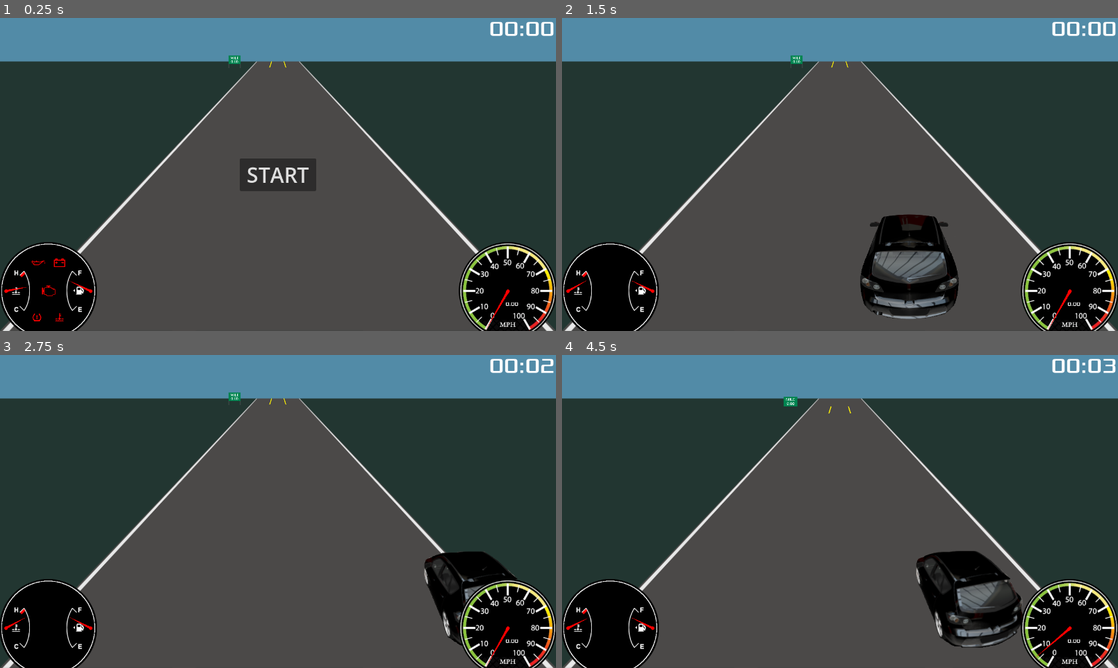
Above: before the commit, frames 1-4 (two rows, left to right).
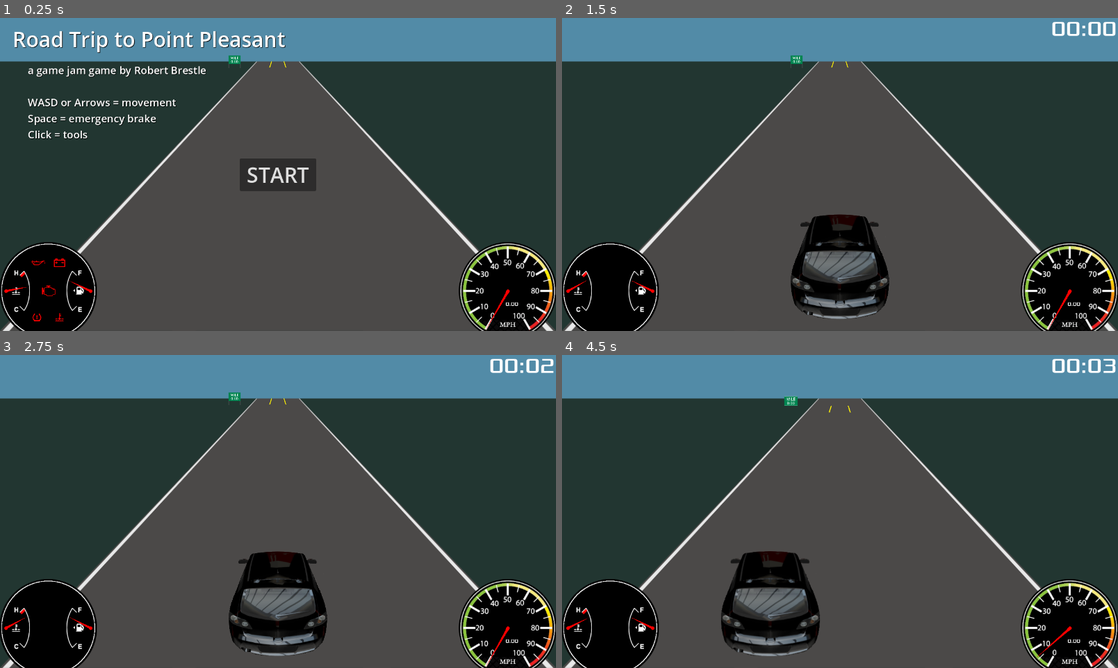
Above: after the commit, the same moments.

Repository: robertbrestle/road-trip-to-point-pleasant
Game: Godot game, scene res://main.tscn
Same seed, same stepped clock (60 frames per second), same inputs: the game is played once before the commit and once after it.
Inputs (mouse positions are in pixels of both pictures, inside the frame that each line leads up to):
- Up to frame 1 (0.25 s): no input
- Up to frame 2 (1.5 s): click "START" at 0.5 s; tap Enter at 1.25 s; move the mouse to (962, 158) at 1.27 s; hold Right (move_right) from 1.28 s (still down); tap 1 (1) at 1.35 s; click (962, 158) at 1.42 s
- Up to frame 3 (2.75 s): tap 2 (2) at 1.55, 2.1 s; move the mouse to (166, 527) at 2.02 s; release Right (move_right) at 2.03 s; hold Down (move_down) from 2.03 s (still down); tap 3 (3) at 2.3 s
- Up to frame 4 (4.5 s): move the mouse to (895, 442) at 2.77 s; release Down (move_down) at 2.78 s; hold Right (move_right) 2.78-3.53 s; tap 3 (3) at 2.85 s; tap 4 (4) at 3.05, 3.6 s; tap Space (e_brake, bound only after the commit) at 3.5 s; move the mouse to (812, 574) at 3.52 s; hold Up (move_up) 3.53-4.28 s; click (812, 574) at 3.67 s; tap 5 (5) at 3.8, 4.35 s; move the mouse to (1006, 558) at 4.27 s; hold Left (move_left) from 4.28 s (still down)

The runs differ from the first frame. In frame 1, 2.6% of the frame differs, in the area x 2-100%, y 1-39%; in frame 2, 7.6%; in frame 3, 6.5%; in frame 4, 8.5%, in the area x 28-92%, y 13-97%.

Commit message:
added new enemies; added some audio clips

Diff:
--- a/hud.gd
+++ b/hud.gd
@@ -15,12 +15,15 @@
 	start_new_game()
 
 func _on_restart_button_pressed():
-	start_new_game()
+	$TitleScreen.show()
+	$SuccessScreen.hide()
+	$ScoreLabel.hide()
+	hide_all_icons()
 
 func start_new_game():
+	$TitleScreen.hide()
+	$SuccessScreen.hide()
 	$ScoreLabel.show()
-	$StartButton.hide()
-	$Message.hide()
 	start_game.emit()
 	$FuelAnimationPlayer.play("default")
 	$OilAnimationPlayer.play("default")
@@ -44,15 +47,6 @@
 	if icons_to_show > MAX_ICONS:
 		$IconAnimationPlayer.play("engine_flash")
 
-#	# render new hearts
-#	var image = Image.new()
-#	image.load("res://art/icons/engine.png")
-#	for n in health:
-#		var sprite = Sprite2D.new()
-#		sprite.texture = ImageTexture.create_from_image(image)
-#		sprite.position = Vector2((n * ICON_OFFSET) + ICON_SIZE, ICON_SIZE)
-#		sprite.scale = Vector2(ICON_SCALE, ICON_SCALE)
-#		$Hearts.add_child(sprite)
 
 func hide_all_icons():
 	$IconAnimationPlayer.stop()
@@ -90,11 +84,12 @@
 	return str(time_string)
 
 # show the game over screens
-func show_game_over(title, time, distance):
+func show_game_over(title, time, distance, mobs_hit):
 	$ScoreLabel.hide()
-	get_node("Message/TitleLabel").text = title
-	get_node("Message/MessageLabel").text = distance + " miles in " + get_time_string(time)
-	$Message.show()
+	get_node("SuccessScreen/TitleLabel").text = title
+	get_node("SuccessScreen/DistanceLabel").text = distance + " miles in " + get_time_string(time)
+	get_node("SuccessScreen/PenaltyLabel").text = str(mobs_hit) + " enemies hit"
+	$SuccessScreen.show()
 
 func toggle_cluster(enabled):
 	var nodes = get_tree().get_nodes_in_group("cluster")
--- a/hud.tscn
+++ b/hud.tscn
@@ -78,22 +78,61 @@
 [node name="HUD" type="CanvasLayer"]
 script = ExtResource("1_ghlkv")
 
-[node name="StartButton" type="Button" parent="."]
-anchors_preset = 8
-anchor_left = 0.5
-anchor_top = 0.5
-anchor_right = 0.5
-anchor_bottom = 0.5
-offset_left = -75.5
-offset_top = -37.5
-offset_right = 75.5
-offset_bottom = 37.5
+[node name="TitleScreen" type="Node2D" parent="."]
+
+[node name="TitleLabel" type="Label" parent="TitleScreen"]
+anchors_preset = 8
+anchor_left = 0.5
+anchor_top = 0.5
+anchor_right = 0.5
+anchor_bottom = 0.5
+offset_left = 29.0
+offset_top = 15.0
+offset_right = 721.0
+offset_bottom = 85.0
+grow_horizontal = 2
+grow_vertical = 2
+theme_override_colors/font_shadow_color = Color(0, 0, 0, 1)
+theme_override_font_sizes/font_size = 48
+text = "Road Trip to Point Pleasant"
+
+[node name="DistanceLabel" type="Label" parent="TitleScreen"]
+anchors_preset = 8
+anchor_left = 0.5
+anchor_top = 0.5
+anchor_right = 0.5
+anchor_bottom = 0.5
+offset_left = 63.5
+offset_top = 102.5
+offset_right = 493.5
+offset_bottom = 296.5
+grow_horizontal = 2
+grow_vertical = 2
+theme_override_colors/font_shadow_color = Color(0, 0, 0, 1)
+theme_override_font_sizes/font_size = 24
+text = "a game jam game by Robert Brestle
+
+WASD or Arrows = movement
+Space = emergency brake
+Click = tools"
+
+[node name="StartButton" type="Button" parent="TitleScreen"]
+anchors_preset = 8
+anchor_left = 0.5
+anchor_top = 0.5
+anchor_right = 0.5
+anchor_bottom = 0.5
+offset_left = 552.5
+offset_top = 322.5
+offset_right = 727.5
+offset_bottom = 397.5
 grow_horizontal = 2
 grow_vertical = 2
 theme_override_font_sizes/font_size = 48
 text = " START "
 
 [node name="ScoreLabel" type="Label" parent="."]
+visible = false
 offset_left = 1126.0
 offset_top = -4.0
 offset_right = 1276.0
@@ -102,36 +141,33 @@
 theme_override_font_sizes/font_size = 48
 text = "00:00"
 
-[node name="Hearts" type="Node2D" parent="."]
+[node name="SuccessScreen" type="Node2D" parent="."]
 visible = false
 
-[node name="Message" type="Node2D" parent="."]
-visible = false
-
-[node name="ColorRect" type="ColorRect" parent="Message"]
+[node name="ColorRect" type="ColorRect" parent="SuccessScreen"]
 anchors_preset = 8
 anchor_left = 0.5
 anchor_top = 0.5
 anchor_right = 0.5
 anchor_bottom = 0.5
 offset_left = 275.0
-offset_top = 243.0
+offset_top = 223.0
 offset_right = 1009.0
-offset_bottom = 495.0
-grow_horizontal = 2
-grow_vertical = 2
-color = Color(0, 0, 0, 0.533333)
-
-[node name="TitleLabel" type="Label" parent="Message"]
-anchors_preset = 8
-anchor_left = 0.5
-anchor_top = 0.5
-anchor_right = 0.5
-anchor_bottom = 0.5
-offset_left = 418.0
-offset_top = 274.0
-offset_right = 862.0
-offset_bottom = 344.0
+offset_bottom = 516.0
+grow_horizontal = 2
+grow_vertical = 2
+color = Color(0, 0, 0, 0.2)
+
+[node name="TitleLabel" type="Label" parent="SuccessScreen"]
+anchors_preset = 8
+anchor_left = 0.5
+anchor_top = 0.5
+anchor_right = 0.5
+anchor_bottom = 0.5
+offset_left = 294.0
+offset_top = 226.0
+offset_right = 986.0
+offset_bottom = 296.0
 grow_horizontal = 2
 grow_vertical = 2
 theme_override_colors/font_shadow_color = Color(0, 0, 0, 1)
@@ -139,37 +175,54 @@
 text = "You made it to Point Pleasant!"
 horizontal_alignment = 1
 
-[node name="MessageLabel" type="Label" parent="Message"]
-anchors_preset = 8
-anchor_left = 0.5
-anchor_top = 0.5
-anchor_right = 0.5
-anchor_bottom = 0.5
-offset_left = 514.5
-offset_top = 329.5
-offset_right = 765.5
-offset_bottom = 398.5
+[node name="DistanceLabel" type="Label" parent="SuccessScreen"]
+anchors_preset = 8
+anchor_left = 0.5
+anchor_top = 0.5
+anchor_right = 0.5
+anchor_bottom = 0.5
+offset_left = 442.0
+offset_top = 294.0
+offset_right = 838.0
+offset_bottom = 355.0
 grow_horizontal = 2
 grow_vertical = 2
 theme_override_colors/font_shadow_color = Color(0, 0, 0, 1)
 theme_override_font_sizes/font_size = 42
-text = "0.0 miles in 00:00"
+text = "10.03 miles in 00:00"
 horizontal_alignment = 1
 
-[node name="RestartButton" type="Button" parent="Message"]
+[node name="PenaltyLabel" type="Label" parent="SuccessScreen"]
+anchors_preset = 8
+anchor_left = 0.5
+anchor_top = 0.5
+anchor_right = 0.5
+anchor_bottom = 0.5
+offset_left = 442.0
+offset_top = 356.0
+offset_right = 838.0
+offset_bottom = 417.0
+grow_horizontal = 2
+grow_vertical = 2
+theme_override_colors/font_shadow_color = Color(0, 0, 0, 1)
+theme_override_font_sizes/font_size = 42
+text = "100 enemies hit"
+horizontal_alignment = 1
+
+[node name="RestartButton" type="Button" parent="SuccessScreen"]
 anchors_preset = 8
 anchor_left = 0.5
 anchor_top = 0.5
 anchor_right = 0.5
 anchor_bottom = 0.5
 offset_left = 532.0
-offset_top = 394.0
+offset_top = 433.0
 offset_right = 749.0
-offset_bottom = 460.0
+offset_bottom = 499.0
 grow_horizontal = 2
 grow_vertical = 2
 theme_override_font_sizes/font_size = 38
-text = " Play Again "
+text = "RESET"
 
 [node name="Speedometer" type="Sprite2D" parent="." groups=["cluster"]]
 position = Vector2(1169, 628)
@@ -266,5 +319,5 @@
 "": SubResource("AnimationLibrary_ibsm1")
 }
 
-[connection signal="pressed" from="StartButton" to="." method="_on_start_button_pressed"]
-[connection signal="pressed" from="Message/RestartButton" to="." method="_on_restart_button_pressed"]
+[connection signal="pressed" from="TitleScreen/StartButton" to="." method="_on_start_button_pressed"]
+[connection signal="pressed" from="SuccessScreen/RestartButton" to="." method="_on_restart_button_pressed"]
--- a/main.gd
+++ b/main.gd
@@ -4,9 +4,7 @@
 @export var static_object_scene: PackedScene
 @export var repair_scene: PackedScene
 
-
 @export var audio_enabled: bool = false
-
 @export var is_paused: bool = false
 
 var player_distance_last_mob_spawn: int
@@ -15,35 +13,36 @@
 var elapsed_seconds: int = 0
 var distance_traveled: float = 0
 
+const DISTANCE_OFFSET: int = 160
 const QUARTER_MILE: int = 1320
 const FULL_MILE: int = 5280
-const FINISH_DISTANCE: int = (FULL_MILE * 10) + 160
+const FINISH_DISTANCE: int = (FULL_MILE * 10) + DISTANCE_OFFSET
+
+
+const ROAD_LINE_INTERVAL: float = 41.25 # 128th of a mile
+var next_road_line: int = 0
 var next_mile_marker: int = 0
-
-# 41.25 = 128th of a mile
-# 20.625 = 256th of a mile
-const ROAD_LINE_INTERVAL: float = 41.25
-var next_road_line: int = 0
 
 var sign_texture
 var road_line_texture
 var hit_sounds = []
+var spinout_sound
+var tada_sound
 
 # Called when the node enters the scene tree for the first time.
 func _ready():
-	# only needed when you run game without HUD
-	#new_game()
-
 	# preload textures
 	sign_texture = preload("res://art/sign.png")
 	road_line_texture = preload("res://art/backgrounds/road_lines_3.png")
-
 	# preload audio clips
 	hit_sounds.push_back(preload("res://audio/hit1.wav"))
 	hit_sounds.push_back(preload("res://audio/hit2.wav"))
 	hit_sounds.push_back(preload("res://audio/hit3.wav"))
-
-	pass
+	spinout_sound = preload("res://audio/screech.mp3")
+	tada_sound = preload("res://audio/tada.mp3")
+
+	if audio_enabled:
+		$Music.play()
 
 # Called every frame. 'delta' is the elapsed time since the previous frame.
 func _process(delta):
@@ -82,7 +81,7 @@
 	$MobTimer.wait_time = 1
 	$MobTimer.start()
 
-	$ScoreTimer.wait_time = 0
+	$ScoreTimer.wait_time = 1
 	$ScoreTimer.start()
 
 	$HUD.update_score(elapsed_seconds)
@@ -91,7 +90,10 @@
 	# deletes all spawned nodes
 	get_tree().call_group("despawn", "queue_free")
 
-	#$Music.play()
+	# stop title music
+	$Music.stop()
+
+	is_paused = false
 
 func _on_mob_timer_timeout():
 	if player_distance_last_mob_spawn + spawn_mob_distance < distance_traveled:
@@ -152,6 +154,10 @@
 
 func start_repair_minigame():
 	is_paused = true
+	if audio_enabled:
+		$CarHitSounds.stop()
+		$CarHitSounds.stream = spinout_sound
+		$CarHitSounds.play()
 	$Player.start_spinout()
 	$HUD.toggle_cluster(false)
 
@@ -190,14 +196,17 @@
 	$HUD.update_health($Player.health, $Player.health_max)
 	if $Player.health == 0:
 		start_repair_minigame()
-		#game_over()
 
 func game_over():
 	$MobTimer.stop()
 	$ScoreTimer.stop()
 	$Player.stop()
-	$HUD.show_game_over("You made it to Point Pleasant!", elapsed_seconds, get_mileage_string(distance_traveled))
-	# TODO: play music
+	$HUD.show_game_over("You made it to Point Pleasant!", elapsed_seconds, get_mileage_string(distance_traveled - DISTANCE_OFFSET), $Player.mobs_hit)
+	is_paused = true
+	if audio_enabled:
+		$CarHitSounds.stop()
+		$CarHitSounds.stream = tada_sound
+		$CarHitSounds.play()
 
 func _on_score_timer_timeout():
 	elapsed_seconds += 1
--- a/main.tscn
+++ b/main.tscn
@@ -8,6 +8,7 @@
 [ext_resource type="PackedScene" uid="uid://ckl4n6qxrlcvo" path="res://hud.tscn" id="4_iq0ik"]
 [ext_resource type="PackedScene" uid="uid://co7jkisro5luc" path="res://repair.tscn" id="4_vpceu"]
 [ext_resource type="Texture2D" uid="uid://cx2w5omy1y8bm" path="res://art/backgrounds/road_no_lines.png" id="5_j0awg"]
+[ext_resource type="AudioStream" uid="uid://b7qgqet7wn1se" path="res://audio/cr_flute.mp3" id="9_0eoa6"]
 
 [sub_resource type="Curve2D" id="Curve2D_yo7gd"]
 _data = {
@@ -26,6 +27,7 @@
 mob_scene = ExtResource("2_r8yxc")
 static_object_scene = ExtResource("3_7edhw")
 repair_scene = ExtResource("4_vpceu")
+audio_enabled = true
 
 [node name="ColorRect" type="ColorRect" parent="."]
 visible = false
@@ -102,6 +104,10 @@
 [node name="CarHitSounds" type="AudioStreamPlayer" parent="."]
 volume_db = -16.0
 
+[node name="Music" type="AudioStreamPlayer" parent="."]
+stream = ExtResource("9_0eoa6")
+volume_db = -32.0
+
 [node name="RepairMinigame" parent="." instance=ExtResource("4_vpceu")]
 visible = false
 
--- a/mob.tscn
+++ b/mob.tscn
@@ -1,8 +1,10 @@
-[gd_scene load_steps=10 format=3 uid="uid://bnv04bok0ynml"]
+[gd_scene load_steps=12 format=3 uid="uid://bnv04bok0ynml"]
 
 [ext_resource type="Script" path="res://mob.gd" id="1_yt5cp"]
 [ext_resource type="Texture2D" uid="uid://bkyi6wns7qa8s" path="res://art/monsters/pumpkin.png" id="2_13n50"]
 [ext_resource type="Texture2D" uid="uid://qpw1by6tyvf8" path="res://art/monsters/duck.png" id="2_yhkwk"]
+[ext_resource type="Texture2D" uid="uid://dnfv4ir58arav" path="res://art/monsters/ghost.png" id="3_h0ht6"]
+[ext_resource type="Texture2D" uid="uid://bstrh47vti6cs" path="res://art/monsters/skull.png" id="5_r82oh"]
 
 [sub_resource type="SpriteFrames" id="SpriteFrames_h52o2"]
 animations = [{
@@ -16,10 +18,26 @@
 }, {
 "frames": [{
 "duration": 1.0,
+"texture": ExtResource("3_h0ht6")
+}],
+"loop": true,
+"name": &"ghost",
+"speed": 5.0
+}, {
+"frames": [{
+"duration": 1.0,
 "texture": ExtResource("2_13n50")
 }],
 "loop": false,
 "name": &"pumpkin",
+"speed": 5.0
+}, {
+"frames": [{
+"duration": 1.0,
+"texture": ExtResource("5_r82oh")
+}],
+"loop": true,
+"name": &"skull",
 "speed": 5.0
 }]
 
@@ -77,7 +95,7 @@
 
 [node name="AnimatedSprite2D" type="AnimatedSprite2D" parent="."]
 sprite_frames = SubResource("SpriteFrames_h52o2")
-animation = &"duck"
+animation = &"skull"
 
 [node name="CollisionShape2D" type="CollisionShape2D" parent="."]
 position = Vector2(0.5, -0.5)
--- a/player.gd
+++ b/player.gd
@@ -14,6 +14,8 @@
 
 @export var is_paused: bool = false
 
+@export var mobs_hit: int = 0
+
 
 const HORIZONTAL_SPEED_MAX: float = 800
 
@@ -21,8 +23,9 @@
 const ULTRA_FAST_THRESHOLD: float = 10400
 const TOP_SPEED: float = 13000
 
-const ACCELERATION: int = 20
-const DECELERATION: int = 40
+const SPEED_ACCELERATION: int = 20
+const SPEED_DECELERATION: int = 80
+const SPEED_E_BRAKE: int = 200
 const HIT_PENALTY: int = 1000
 
 var is_game_over: bool = false
@@ -41,7 +44,8 @@
 
 func start(pos, boundaryStart, boundaryEnd):
 	car_speed = 0
-	#distance_traveled = 0
+	mobs_hit = 0
+
 	is_game_over = false
 	position = pos
 	boundary_start = Vector2(boundaryStart)
@@ -82,30 +86,35 @@
 		velocity.x -= 1
 
 	# change velocity
-	if Input.is_action_pressed("move_down") and car_speed > 0:
-		#velocity.y += 1
-		car_speed -= DECELERATION
-		if car_speed < 0:
-			car_speed = 0
-	if Input.is_action_pressed("move_up") and car_speed < TOP_SPEED:
-		#velocity.y -= 1
-		car_speed += ACCELERATION
+	if Input.is_action_pressed("e_brake") and car_speed > 0:
+		car_speed -= SPEED_E_BRAKE
+	elif Input.is_action_pressed("move_down") and car_speed > 0:
+		car_speed -= SPEED_DECELERATION
+	elif Input.is_action_pressed("move_up") and car_speed < TOP_SPEED:
+		car_speed += SPEED_ACCELERATION
+	# prevent negative speeds
+	if car_speed < 0:
+		car_speed = 0
 
+	$Label.text = "car_speed = " + var_to_str(car_speed)
 
 	if velocity.length() > 0:
-		# normalized() prevent faster diagonal movement
-		var speed_penalty = 5000 / car_speed
-		# TODO: redo this
-		var new_velocity = velocity.normalized() * HORIZONTAL_SPEED_MAX * speed_penalty
-		# TODO: seriously, fix this please
-		if abs(new_velocity.x) > HORIZONTAL_SPEED_MAX:
-			new_velocity = velocity.normalized() * HORIZONTAL_SPEED_MAX
-		velocity = new_velocity
+		# scale horizontal speed relative to car_speed
+		if car_speed < HORIZONTAL_SPEED_MAX:
+			velocity = velocity.normalized() * car_speed
+		else:
+			var speed_penalty = FAST_THRESHOLD / car_speed
+			# if player is going above FAST_THRESHOLD, apply a negative modifier to the horizontal movement
+			if speed_penalty < 1:
+				velocity = velocity.normalized() * HORIZONTAL_SPEED_MAX * speed_penalty
+			else: # apply regular horizontal max speed
+				velocity = velocity.normalized() * HORIZONTAL_SPEED_MAX
+
 		$AnimatedSprite2D.play()
 	else:
 		$AnimatedSprite2D.stop()
 
-	$Label.text = "Player.velocity = " + var_to_str(velocity)
+	#$Label.text = "Player.velocity = " + var_to_str(velocity)
 
 	# prevent player from leaving the screen
 	position += velocity * delta
@@ -133,12 +142,12 @@
 		$AnimationPlayer.play("slow")
 
 func _on_body_entered(body):
-
-	# TODO: check group
-
 	# remove enemy
 	body.queue_free()
 
+	mobs_hit += 1
+
+	# if hit, ignore penalty
 	if is_hit:
 		return
 	is_hit = true
--- a/player.tscn
+++ b/player.tscn
@@ -151,6 +151,7 @@
 offset_top = -63.0
 offset_right = 318.0
 offset_bottom = -8.0
+text = "hello world"
 
 [node name="HitTimer" type="Timer" parent="."]
 wait_time = 2.0
--- a/project.godot
+++ b/project.godot
@@ -14,6 +14,7 @@
 run/main_scene="res://main.tscn"
 config/quit_on_go_back=false
 config/features=PackedStringArray("4.1", "Forward Plus")
+run/max_fps=60
 boot_splash/bg_color=Color(0.141176, 0.141176, 0.141176, 1)
 config/icon="res://icon.svg"
 
@@ -49,6 +50,11 @@
 , Object(InputEventKey,"resource_local_to_scene":false,"resource_name":"","device":-1,"window_id":0,"alt_pressed":false,"shift_pressed":false,"ctrl_pressed":false,"meta_pressed":false,"pressed":false,"keycode":0,"physical_keycode":83,"key_label":0,"unicode":115,"echo":false,"script":null)
 ]
 }
+e_brake={
+"deadzone": 0.5,
+"events": [Object(InputEventKey,"resource_local_to_scene":false,"resource_name":"","device":-1,"window_id":0,"alt_pressed":false,"shift_pressed":false,"ctrl_pressed":false,"meta_pressed":false,"pressed":false,"keycode":0,"physical_keycode":32,"key_label":0,"unicode":32,"echo":false,"script":null)
+]
+}
 start_game={
 "deadzone": 0.5,
 "events": [Object(InputEventKey,"resource_local_to_scene":false,"resource_name":"","device":-1,"window_id":0,"alt_press …(182 unchanged characters)…
--- a/repair.gd
+++ b/repair.gd
@@ -5,12 +5,15 @@
 var textures = {}
 var names = {}
 var section_names = {}
+var tool_sounds = {}
 
 var instructions = []
 var current_instruction = {}
 
 var tool: String = ""
 var section: String = ""
+
+@export var audio_enabled: bool = false
 
 # Called when the node enters the scene tree for the first time.
 func _ready():
@@ -34,6 +37,14 @@
 		"alternator": "alternator",
 		"fluids": "fluid lines",
 		"air": "air filter"
+	}
+	tool_sounds = {
+		"drill": preload("res://audio/repair/drill.mp3"),
+		"hammer": preload("res://audio/repair/hammer.mp3"),
+		"wrench": preload("res://audio/repair/wrench.mp3"),
+		"fluid": preload("res://audio/repair/fluid.mp3"),
+		"screwdriver": preload("res://audio/repair/drill.mp3"),
+		"bad": preload("res://audio/hit3.wav")
 	}
 
 	#reset()
@@ -118,12 +129,17 @@
 	if current_instruction.tool == tool and current_instruction.section == section:
 		current_instruction.amount -= 1
 		$ProgressBar.value += 1
+		if audio_enabled:
+			$ToolSound.stream = tool_sounds[tool]
+			$ToolSound.play()
 		if current_instruction.amount <= 0:
 			get_next_instruction()
 	else:
 		current_instruction.amount += 1
-		#$ProgressBar.value -= 1
 		$ProgressBar.max_value += 1
+		if audio_enabled:
+			$ToolSound.stream = tool_sounds["bad"]
+			$ToolSound.play()
 	if current_instruction.size() > 0:
 		$Label.text = current_instruction.tool_name + " the " + current_instruction.section_name + " " + str(current_instruction.amount) + " times!"
 
--- a/repair.tscn
+++ b/repair.tscn
@@ -14,8 +14,9 @@
 [ext_resource type="Texture2D" uid="uid://dgojqux7kmu8d" path="res://art/icons/button_screwdriver.png" id="12_ivdlo"]
 [ext_resource type="Texture2D" uid="uid://188aei05cktp" path="res://art/icons/button_screwdriver_pressed.png" id="13_8jd3p"]
 
-[node name="repair" type="Node2D"]
+[node name="Repair" type="Node2D"]
 script = ExtResource("1_ylhh8")
+audio_enabled = true
 
 [node name="Sprite2D" type="Sprite2D" parent="."]
 position = Vector2(640, 360)
@@ -190,6 +191,9 @@
 position = Vector2(360, 0)
 polygon = PackedVector2Array(570, 211, 664, 182, 788, 321, 675, 402, 527, 343, 488, 241)
 
+[node name="ToolSound" type="AudioStreamPlayer" parent="."]
+volume_db = -16.0
+
 [connection signal="pressed" from="ScrewdriverTextureButton" to="." method="_on_screwdriver_texture_button_pressed"]
 [connection signal="pressed" from="FluidTextureButton" to="." method="_on_fluid_texture_button_pressed"]
 [connection signal="pressed" from="DrillTextureButton" to="." method="_on_drill_texture_button_pressed"]
Binary file added: art/monsters/bat.png
Not shown, added: art/monsters/bat.png.import
Binary file added: art/monsters/ghost.png
Not shown, added: art/monsters/ghost.png.import
Binary file added: art/monsters/skull.png
Not shown, added: art/monsters/skull.png.import
Not shown, added: audio/cr_flute.mp3.import
Not shown, added: audio/repair/drill.mp3.import
Not shown, added: audio/repair/fluid.mp3.import
Not shown, added: audio/repair/hammer.mp3.import
Not shown, added: audio/repair/wrench.mp3.import
Not shown, added: audio/screech.mp3.import
(and 9 more such lines)
